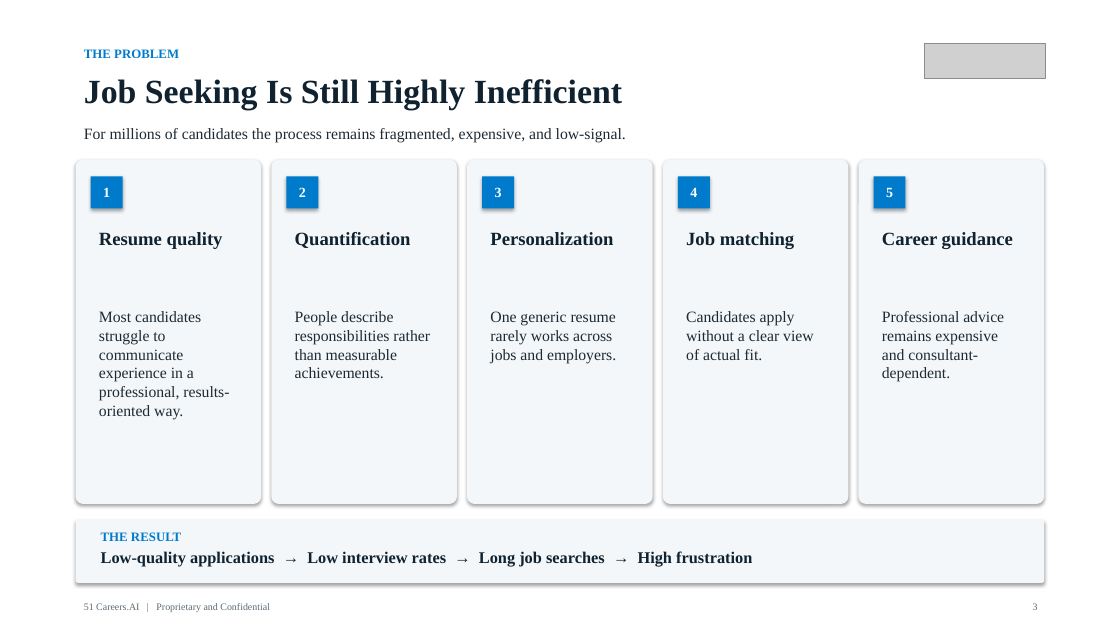
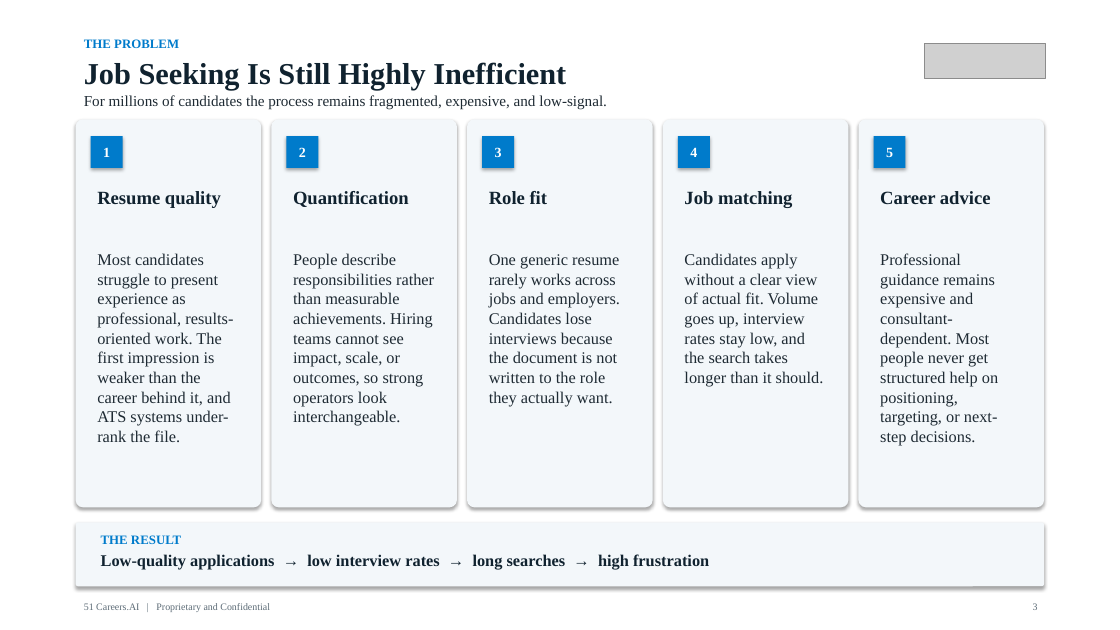
Before and after one commit to anthonyleedu/anthonyleedu, a slide deck: slide 3 of 51Careers_AI_Investor_Overview.pptx. Drawn at 1120x630 pixels with LibreOffice and Linux fonts; fonts in the diff are those of the drawing; grey boxes stand for pictures. Boxes give left, top, right and bottom in pixels: in the first picture for what was removed or moved away, otherwise in the second. Text is boxed around its words. In the diff, an @@ line names an element or a change of style, - is before the commit and + after.

```diff
--- a/51Careers_AI_Investor_Overview.pptx
+++ b/51Careers_AI_Investor_Overview.pptx
@@ text "Job Seeking Is Still Highly ...": place and size @@
-text "Job Seeking Is Still Highly ..." at box(84, 79, 622, 109)
+text "Job Seeking Is Still Highly ..." at box(84, 62, 566, 91)
@@ text "Job Seeking Is Still Highly ..." at box(84, 62, 566, 91): size 29 to 26 pt @@
@@ text "THE PROBLEM": place and size @@
-text "THE PROBLEM" at box(84, 49, 179, 58)
+text "THE PROBLEM" at box(84, 39, 179, 48)
@@ text "For millions of candidates the ...": place and size @@
-text "For millions of candidates the ..." at box(84, 128, 626, 142)
+text "For millions of candidates the ..." at box(84, 95, 607, 110)
@@ text "For millions of candidates the ..." at box(84, 95, 607, 110): size 13.5 to 13 pt @@
@@ rounded rectangle: place and size @@
-rounded rectangle at box(76, 160, 261, 504)
+rounded rectangle at box(76, 119, 261, 507)
@@ rounded rectangle: place and size @@
-rounded rectangle at box(271, 160, 457, 504)
+rounded rectangle at box(271, 119, 457, 507)
@@ rounded rectangle: place and size @@
-rounded rectangle at box(467, 160, 653, 504)
+rounded rectangle at box(467, 119, 653, 507)
@@ rounded rectangle: place and size @@
-rounded rectangle at box(663, 160, 849, 504)
+rounded rectangle at box(663, 119, 849, 507)
@@ rounded rectangle: place and size @@
-rounded rectangle at box(859, 160, 1044, 504)
+rounded rectangle at box(859, 119, 1044, 507)
@@ 5 texts, 5 rectangles: place and size @@
-5 texts, 5 rectangles at box(91, 176, 906, 208)
+5 texts, 5 rectangles at box(91, 136, 906, 168)
@@ text "Resume quality": place and size @@
-text "Resume quality" at box(99, 232, 223, 249)
+text "Resume quality" at box(97, 191, 221, 208)
@@ text "Quantification": place and size @@
-text "Quantification" at box(295, 232, 411, 248)
+text "Quantification" at box(293, 191, 409, 207)
@@ text at box(489, 191, 548, 204): text changed @@
-Personalization
+Role fit
@@ text "Job matching": place and size @@
-text "Job matching" at box(686, 232, 794, 249)
+text "Job matching" at box(684, 191, 792, 208)
@@ text at box(880, 191, 991, 204): text changed @@
-Career guidance
+Career advice
@@ text at box(97, 253, 233, 442): text changed; size 13.5 to 14 pt @@
-Most candidates struggle to communicate experience in a professional, results-oriented way.
+Most candidates struggle to present experience as professional, results-oriented work. The first impression is weaker than the career behind it, and ATS systems under-rank the file.
@@ text at box(293, 253, 434, 426): text changed; size 13.5 to 14 pt @@
-People describe responsibilities rather than measurable achievements.
+People describe responsibilities rather than measurable achievements. Hiring teams cannot see impact, scale, or outcomes, so strong operators look interchangeable.
@@ text at box(489, 254, 620, 406): text changed; size 13.5 to 14 pt @@
-One generic resume rarely works across jobs and employers.
+One generic resume rarely works across jobs and employers. Candidates lose interviews because the document is not written to the role they actually want.
@@ text at box(684, 253, 824, 387): text changed; size 13.5 to 14 pt @@
-Candidates apply without a clear view of actual fit.
+Candidates apply without a clear view of actual fit. Volume goes up, interview rates stay low, and the search takes longer than it should.
@@ text at box(880, 253, 998, 446): text changed; size 13.5 to 14 pt @@
-Professional advice remains expensive and consultant-dependent.
+Professional guidance remains expensive and consultant-dependent. Most people never get structured help on positioning, targeting, or next-step decisions.
@@ rounded rectangle: place and size @@
-rounded rectangle at box(76, 519, 1044, 583)
+rounded rectangle at box(76, 523, 1044, 586)
@@ text at box(101, 554, 709, 570): text changed @@
-Low-quality applications → Low interview rates → Long job searches → High frustration
+Low-quality applications → low interview rates → long searches → high frustration
```
Also in this commit, not shown: 28 other slides changed, 1 other file.
